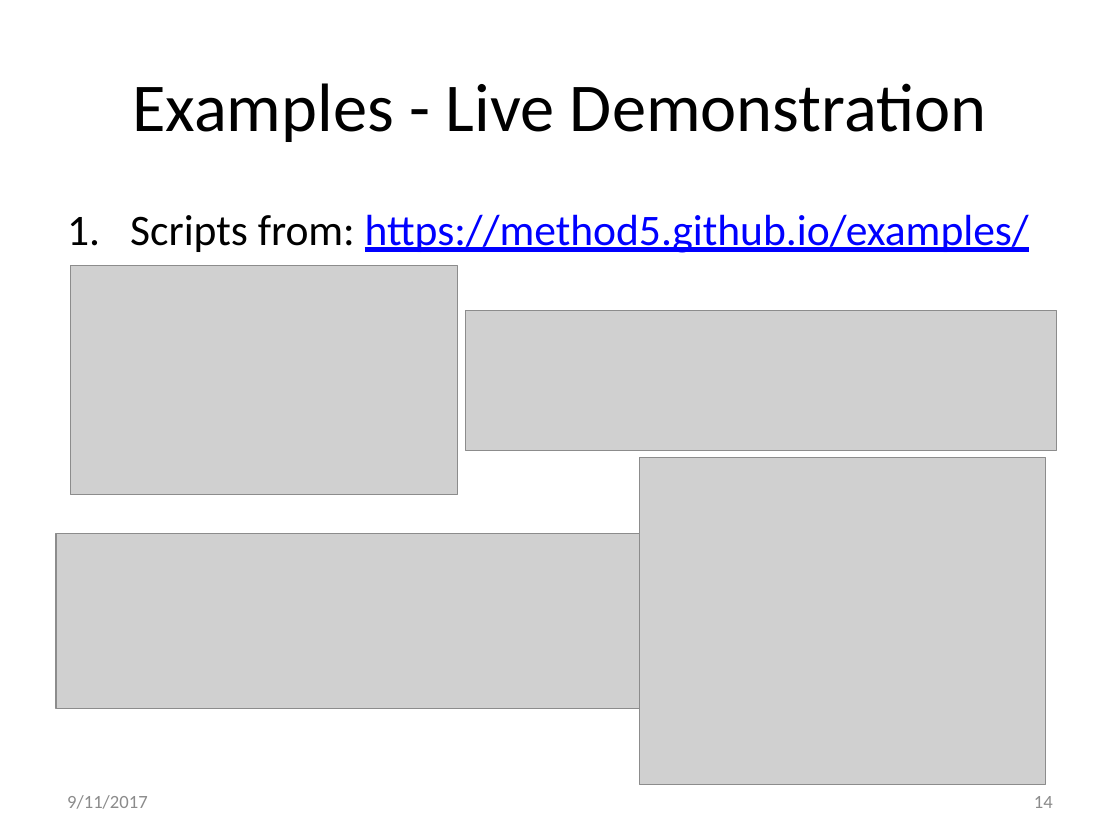
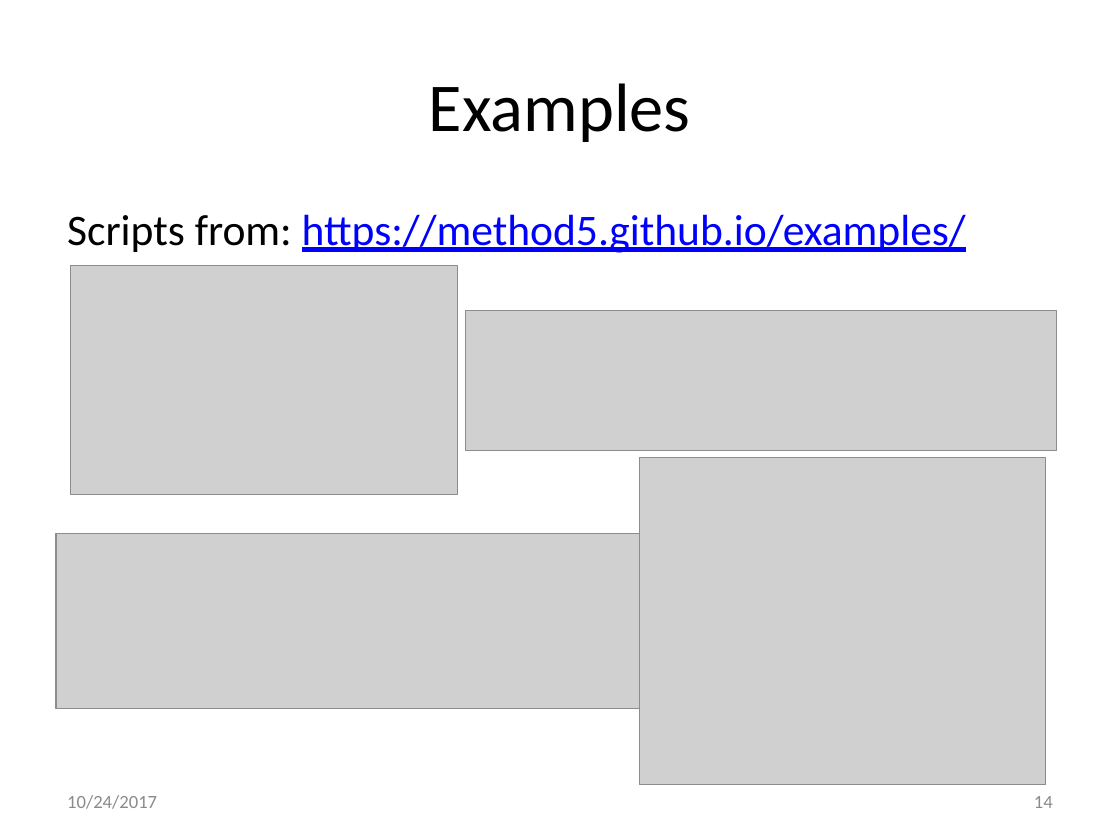
Before and after one commit to method5/method5.github.io, a slide deck: slide 14 of presentations/Method5.pptx. Drawn at 1120x840 pixels with LibreOffice and Linux fonts; fonts in the diff are those of the drawing; grey boxes stand for pictures; background and template pictures are left out. Boxes give left, top, right and bottom in pixels: in the first picture for what was removed or moved away, otherwise in the second. Text is boxed around its words. In the diff, an @@ line names an element or a change of style, - is before the commit and + after.

```diff
--- a/presentations/Method5.pptx
+++ b/presentations/Method5.pptx
@@ title at [429, 83, 691, 142]: text changed @@
-Examples - Live Demonstration
+Examples
@@ text "Scripts from: https://method5.github.io/examples/" at [67, 214, 966, 253]: bullet 1. to none @@
@@ text at [67, 795, 157, 809]: text changed @@
-9/11/2017
+10/24/2017
```
Also in this commit, not shown: 15 other slides changed.
